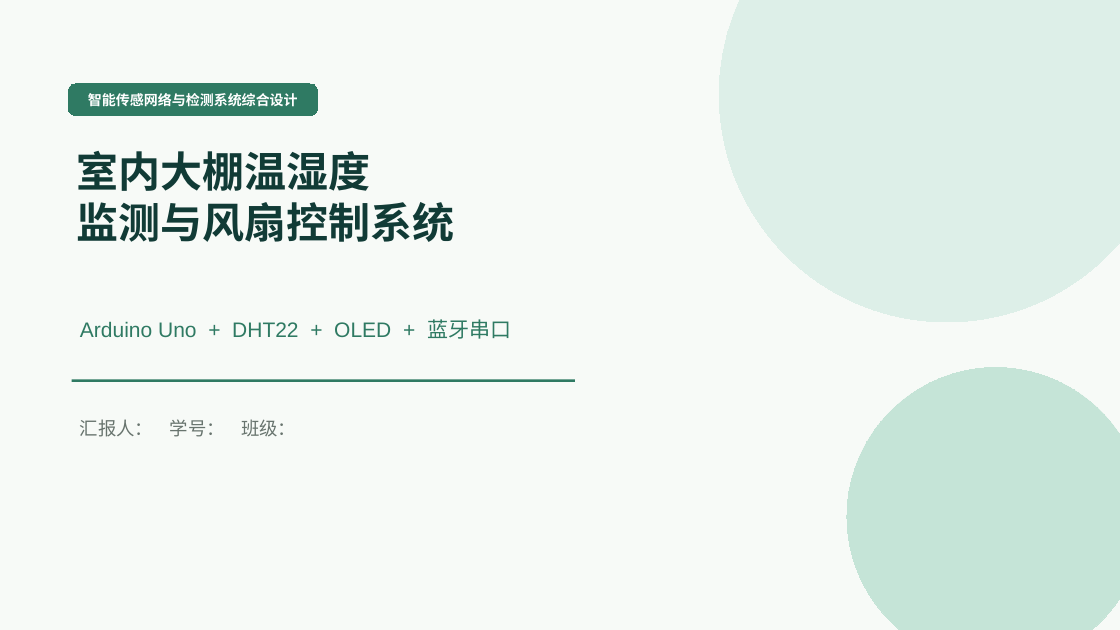
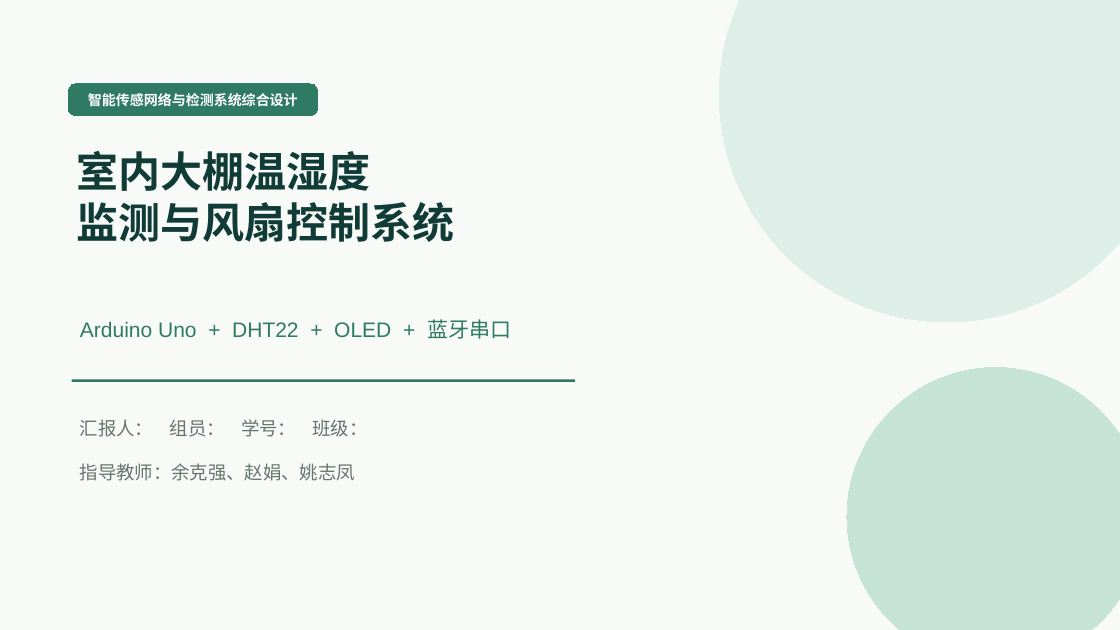
Before and after one commit to Ygreece/UNO_DHT22_OLED, a slide deck: slide 1 of docs/submission/室内大棚温湿度监测与风扇控制系统_答辩汇报_脱敏版.pptx. Drawn at 1120x630 pixels with LibreOffice and Linux fonts; fonts in the diff are those of the drawing. Boxes give left, top, right and bottom in pixels: in the first picture for what was removed or moved away, otherwise in the second. Text is boxed around its words. In the diff, an @@ line names an element or a change of style, - is before the commit and + after.

```diff
--- a/docs/submission/室内大棚温湿度监测与风扇控制系统_答辩汇报_脱敏版.pptx
+++ b/docs/submission/室内大棚温湿度监测与风扇控制系统_答辩汇报_脱敏版.pptx
@@ text at (80, 419, 367, 481): text changed @@
-汇报人： 学号： 班级：
+汇报人： 组员： 学号： 班级：
+指导教师：余克强、赵娟、姚志凤
```
Also in this commit, not shown: 14 other slides changed, 1 slide added, 1 other file.
